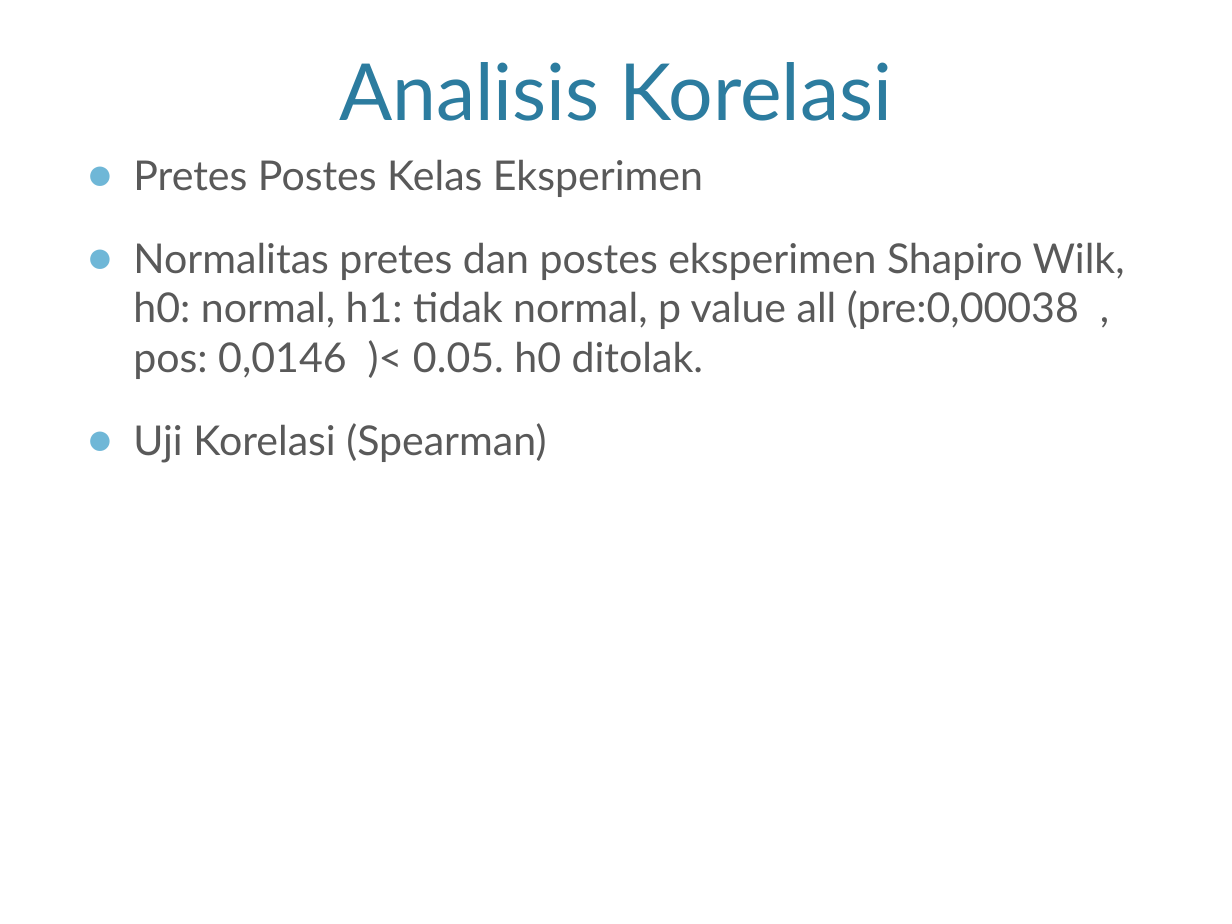
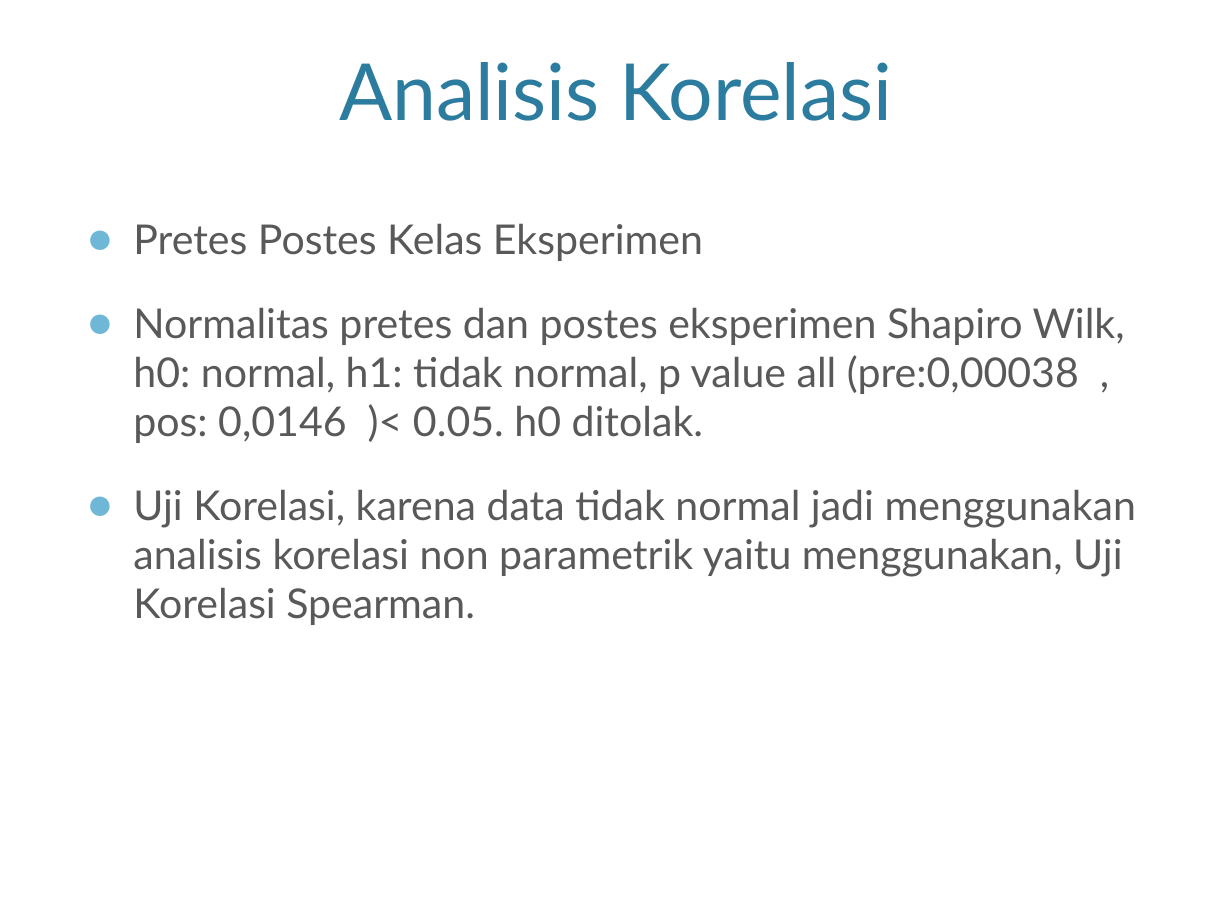
Before and after one commit to rischanlab/skripsi, a slide deck: slide 16 of presentasi munaqosah/presentasi munaqosah.pptx. Drawn at 1232x924 pixels with LibreOffice and Linux fonts; fonts in the diff are those of the drawing; background and template pictures are left out. Boxes give left, top, right and bottom in pixels: in the first picture for what was removed or moved away, otherwise in the second. Text is boxed around its words. In the diff, an @@ line names an element or a change of style, - is before the commit and + after.

```diff
--- a/presentasi munaqosah/presentasi munaqosah.pptx
+++ b/presentasi munaqosah/presentasi munaqosah.pptx
@@ text "Pretes Postes Kelas Eksperimen": place and size @@
-text "Pretes Postes Kelas Eksperimen" at [133, 159, 1125, 463]
+text "Pretes Postes Kelas Eksperimen" at [133, 223, 1136, 625]
@@ text at [133, 489, 1136, 625]: text changed @@
-● Uji Korelasi (Spearman)
+● Uji Korelasi, karena data tidak normal jadi menggunakan analisis korelasi non parametrik yaitu menggunakan, Uji Korelasi Spearman.
```
Also in this commit, not shown: 6 other slides changed.
